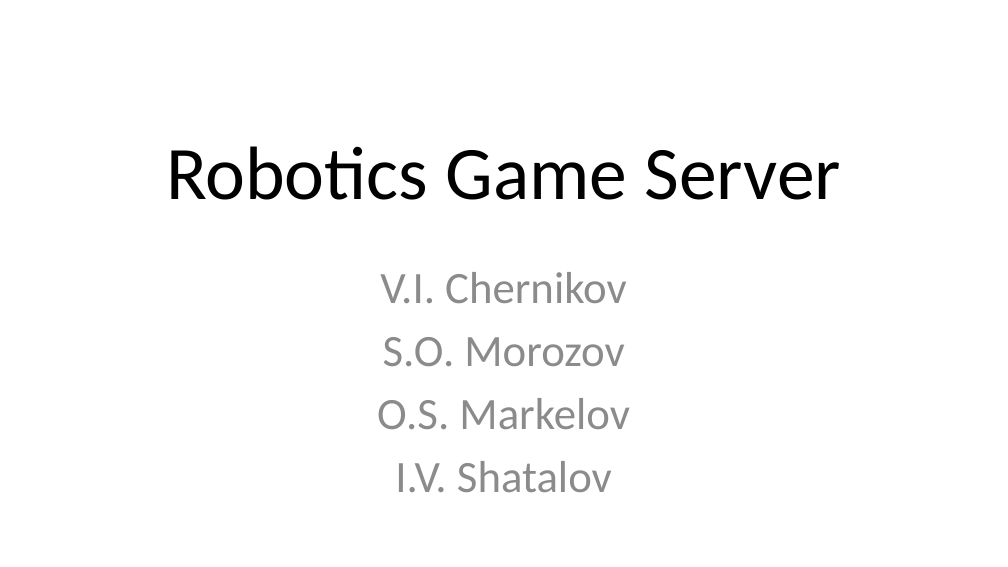
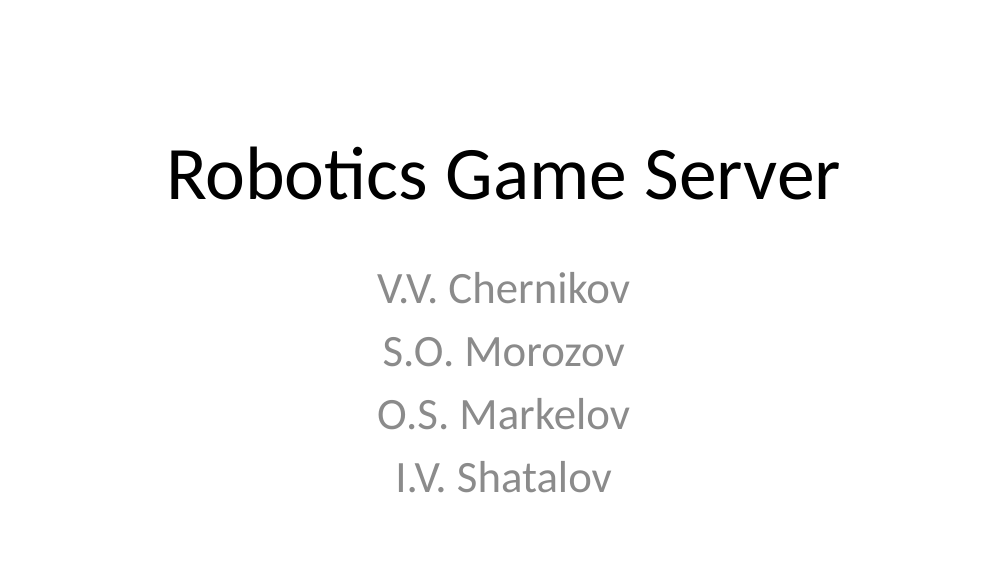
Before and after one commit to shiftuya/Robots, a slide deck: slide 1 of presentation.pptx. Drawn at 1008x567 pixels with LibreOffice and Linux fonts; fonts in the diff are those of the drawing. Boxes give left, top, right and bottom in pixels: in the first picture for what was removed or moved away, otherwise in the second. Text is boxed around its words. In the diff, an @@ line names an element or a change of style, - is before the commit and + after.

Commit message:
Incorrect name in presentation!

```diff
--- a/presentation.pptx
+++ b/presentation.pptx
@@ subtitle at <box>377,272,630,303</box>: text changed @@
-V.I. Chernikov
+V.V. Chernikov
```
